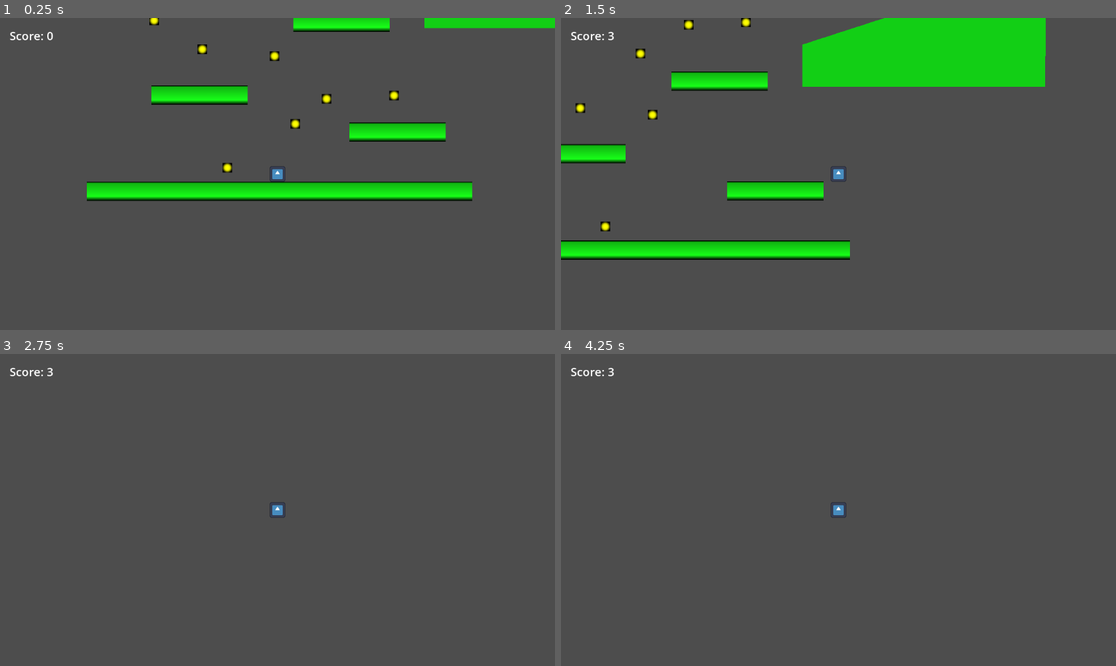
Above: before the commit, frames 1-4 (two rows, left to right).
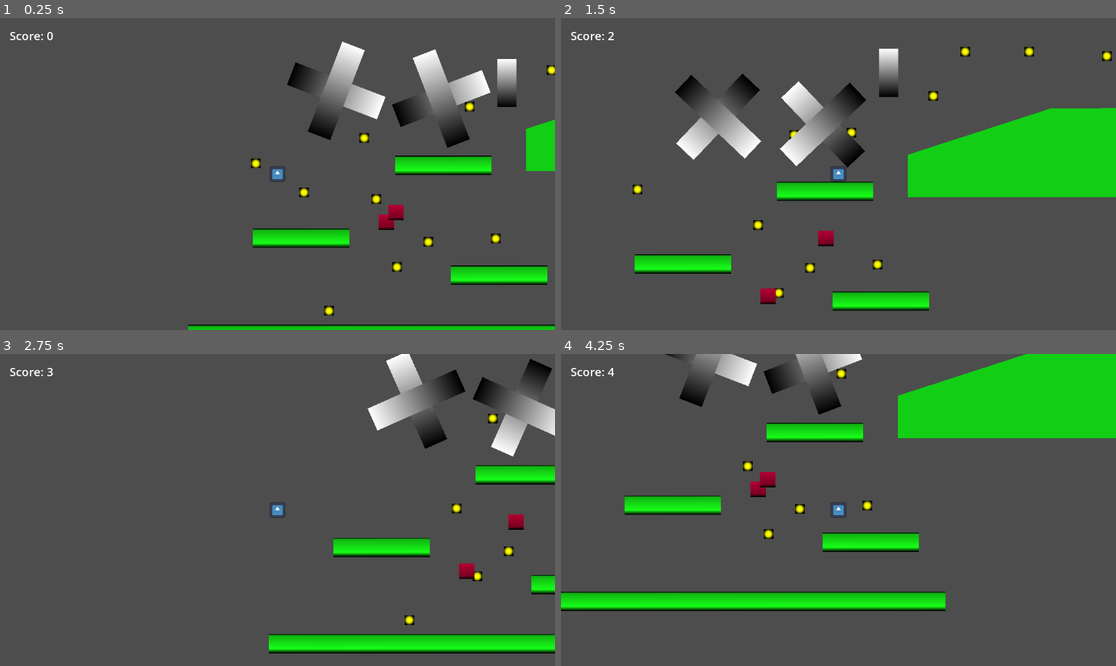
Above: after the commit, the same moments.

Repository: codeSmith12/Godot_AI_Curriculum
Game: Godot game, scene res://scenes/world.tscn
Same seed, same stepped clock (60 frames per second), same inputs: the game is played once before the commit and once after it. The engine's default icon, where the game draws it, is replaced by a stand-in: a white triangle on a blue panel in a dark square.
Inputs:
- Up to frame 1 (0.25 s): no input
- Up to frame 2 (1.5 s): tap Enter (ui_accept) at 0.5, 0.77 s; hold Right (ui_right) from 0.53 s (still down)
- Up to frame 3 (2.75 s): tap Enter (ui_accept) at 1.52 s; release Right (ui_right) at 2.03 s; hold Left (ui_left) from 2.03 s (still down)
- Up to frame 4 (4.25 s): release Left (ui_left) at 2.78 s; hold Right (ui_right) from 2.78 s (still down); tap Enter (ui_accept) at 3.02, 3.77 s

The runs differ from the first frame. In frame 1, 18% of the frame differs, in the area x 15-100%, y 0-100%; in frame 2, 30%, in the area x 0-100%, y 0-94%; in frame 3, 9.6%; in frame 4, 19%.

Commit message:
Lesson 4 - Added obstacles and resets

Diff:
--- /dev/null
+++ b/Platformer/scenes/hazard.gd
@@ -0,0 +1,17 @@
+extends Area2D
+
+@export var speed = 80.0
+@export var direction = Vector2.RIGHT
+
+
+func _physics_process(delta):
+	position += direction * speed * delta
+
+
+func _on_flip_timer_timeout():
+	direction *= -1
+
+
+func _on_body_entered(body: Node2D):
+	if body.is_in_group("player"):
+		body.respawn()
--- /dev/null
+++ b/Platformer/scenes/hazard.tscn
@@ -0,0 +1,34 @@
+[gd_scene format=3 uid="uid://cvf0t7v5mg7x"]
+
+[ext_resource type="Script" uid="uid://d2mee5crf1sag" path="res://scenes/hazard.gd" id="1_rxmjj"]
+
+[sub_resource type="Gradient" id="Gradient_ivx7b"]
+offsets = PackedFloat32Array(0, 0.1713615, 0.9319249)
+colors = PackedColorArray(0, 0, 0, 1, 0.4710206, 0, 0.12952507, 1, 0.6874823, 0, 0.18904945, 1)
+
+[sub_resource type="GradientTexture2D" id="GradientTexture2D_rxmjj"]
+gradient = SubResource("Gradient_ivx7b")
+width = 32
+height = 32
+fill_from = Vector2(0.5405983, 1)
+fill_to = Vector2(0.517094, 0)
+
+[sub_resource type="RectangleShape2D" id="RectangleShape2D_awlwb"]
+size = Vector2(32, 32)
+
+[node name="Hazard" type="Area2D" unique_id=298285827]
+script = ExtResource("1_rxmjj")
+direction = Vector2(0, 1)
+
+[node name="Sprite2D" type="Sprite2D" parent="." unique_id=1418329910]
+texture = SubResource("GradientTexture2D_rxmjj")
+
+[node name="CollisionShape2D" type="CollisionShape2D" parent="." unique_id=1257494655]
+shape = SubResource("RectangleShape2D_awlwb")
+
+[node name="FlipTimer" type="Timer" parent="." unique_id=1938278485]
+wait_time = 2.0
+autostart = true
+
+[connection signal="body_entered" from="." to="." method="_on_body_entered"]
+[connection signal="timeout" from="FlipTimer" to="." method="_on_flip_timer_timeout"]
--- /dev/null
+++ b/Platformer/scenes/movingObstacle.tscn
@@ -0,0 +1,30 @@
+[gd_scene format=3 uid="uid://o4mj2vo3rr4y"]
+
+[ext_resource type="Script" uid="uid://clvlb7k38j1mw" path="res://scenes/moving_obstacle.gd" id="1_fudi1"]
+
+[sub_resource type="Gradient" id="Gradient_3qdi8"]
+
+[sub_resource type="GradientTexture2D" id="GradientTexture2D_fudi1"]
+gradient = SubResource("Gradient_3qdi8")
+width = 40
+height = 100
+fill_from = Vector2(0.53418803, 1)
+fill_to = Vector2(0.5277778, 0)
+
+[sub_resource type="RectangleShape2D" id="RectangleShape2D_sttg8"]
+size = Vector2(40, 100)
+
+[node name="MovingObstacle" type="AnimatableBody2D" unique_id=636307338]
+script = ExtResource("1_fudi1")
+
+[node name="Sprite2D" type="Sprite2D" parent="." unique_id=86628809]
+texture = SubResource("GradientTexture2D_fudi1")
+
+[node name="CollisionShape2D" type="CollisionShape2D" parent="." unique_id=1454688191]
+shape = SubResource("RectangleShape2D_sttg8")
+
+[node name="Timer" type="Timer" parent="." unique_id=1082331767]
+wait_time = 3.0
+autostart = true
+
+[connection signal="timeout" from="Timer" to="." method="_on_flip_timer_timeout"]
--- /dev/null
+++ b/Platformer/scenes/moving_obstacle.gd
@@ -0,0 +1,12 @@
+extends AnimatableBody2D
+
+@export var speed = 60.0
+@export var direction = Vector2.UP
+
+
+func _physics_process(delta):
+	position += direction * speed * delta
+
+
+func _on_flip_timer_timeout():
+	direction *= -1
--- a/Platformer/scenes/player.gd
+++ b/Platformer/scenes/player.gd
@@ -3,6 +3,9 @@
 @export var speed = 250.0
 @export var jump_velocity = -400.0
 var gravity = 980.0
+
+var start_position: Vector2
+
 
 
 func _physics_process(delta):
@@ -18,4 +21,14 @@
 	if Input.is_action_just_pressed("ui_accept") and is_on_floor():
 		velocity.y = jump_velocity
 
+
 	move_and_slide()
+
+	if global_position.y > 900:
+			respawn()
+func _ready():
+	start_position = global_position
+
+func respawn():
+	global_position = start_position
+	velocity = Vector2.ZERO
--- /dev/null
+++ b/Platformer/scenes/rotatingObstacle.tscn
@@ -0,0 +1,36 @@
+[gd_scene format=3 uid="uid://dw8bcbp0q7mjw"]
+
+[ext_resource type="Script" uid="uid://4opuwuestjrm" path="res://scenes/rotating_obstacle.gd" id="1_3dvn2"]
+
+[sub_resource type="Gradient" id="Gradient_vti88"]
+
+[sub_resource type="GradientTexture2D" id="GradientTexture2D_revdn"]
+gradient = SubResource("Gradient_vti88")
+width = 200
+height = 50
+
+[sub_resource type="RectangleShape2D" id="RectangleShape2D_revdn"]
+size = Vector2(200, 50)
+
+[sub_resource type="GradientTexture2D" id="GradientTexture2D_3dvn2"]
+gradient = SubResource("Gradient_vti88")
+width = 200
+height = 50
+
+[node name="RotatingObstacle" type="AnimatableBody2D" unique_id=450304698]
+script = ExtResource("1_3dvn2")
+
+[node name="Sprite2D" type="Sprite2D" parent="." unique_id=454388363]
+texture = SubResource("GradientTexture2D_revdn")
+
+[node name="CollisionShape2D" type="CollisionShape2D" parent="." unique_id=1047364229]
+shape = SubResource("RectangleShape2D_revdn")
+
+[node name="Sprite2D2" type="Sprite2D" parent="." unique_id=393402617]
+rotation = -1.5707964
+texture = SubResource("GradientTexture2D_3dvn2")
+
+[node name="CollisionShape2D2" type="CollisionShape2D" parent="." unique_id=1346509002]
+rotation = -1.5749328
+scale = Vector2(0.99999994, 0.99999994)
+shape = SubResource("RectangleShape2D_revdn")
--- /dev/null
+++ b/Platformer/scenes/rotating_obstacle.gd
@@ -0,0 +1,7 @@
+extends AnimatableBody2D
+
+@export var rotation_speed = 90.0
+
+
+func _physics_process(delta):
+	rotation_degrees += rotation_speed * delta
--- a/Platformer/scenes/world.tscn
+++ b/Platformer/scenes/world.tscn
@@ -1,9 +1,12 @@
 [gd_scene format=3 uid="uid://cudlplhtydxum"]
 
 [ext_resource type="PackedScene" uid="uid://pbmoqjvodepq" path="res://scenes/player.tscn" id="1_nnsk1"]
+[ext_resource type="PackedScene" uid="uid://o4mj2vo3rr4y" path="res://scenes/movingObstacle.tscn" id="1_qfnet"]
 [ext_resource type="PackedScene" uid="uid://da3arnja7nvk5" path="res://scenes/platform.tscn" id="1_rwgxs"]
 [ext_resource type="PackedScene" uid="uid://bqpk47h2u8j1a" path="res://scenes/coin.tscn" id="3_4wyf3"]
 [ext_resource type="Script" uid="uid://ythhnmcc0548" path="res://scenes/score_label.gd" id="4_k0juu"]
+[ext_resource type="PackedScene" uid="uid://cvf0t7v5mg7x" path="res://scenes/hazard.tscn" id="5_71j4m"]
+[ext_resource type="PackedScene" uid="uid://dw8bcbp0q7mjw" path="res://scenes/rotatingObstacle.tscn" id="7_i7141"]
 
 [sub_resource type="RectangleShape2D" id="RectangleShape2D_rwgxs"]
 size = Vector2(200, 40)
@@ -22,7 +25,7 @@
 [node name="World" type="Node2D" unique_id=619077012]
 
 [node name="Player" parent="." unique_id=980844804 instance=ExtResource("1_nnsk1")]
-position = Vector2(396, 337)
+position = Vector2(185, 34)
 
 [node name="TerrainParts" type="Node" parent="." unique_id=442821237]
 
@@ -282,6 +285,25 @@
 text = "Score: 0"
 script = ExtResource("4_k0juu")
 
+[node name="Obstacles" type="Node" parent="." unique_id=1344921468]
+
+[node name="Hazard" parent="Obstacles" unique_id=298285827 instance=ExtResource("5_71j4m")]
+position = Vector2(411, 147)
+
+[node name="Hazard2" parent="Obstacles" unique_id=353917828 instance=ExtResource("5_71j4m")]
+position = Vector2(411, 147)
+direction = Vector2(1, 0)
+
+[node name="RotatingObstacle" parent="Obstacles" unique_id=519857098 instance=ExtResource("7_i7141")]
+position = Vector2(307, -106)
+
+[node name="RotatingObstacle2" parent="Obstacles" unique_id=450304698 instance=ExtResource("7_i7141")]
+position = Vector2(525, -90)
+rotation_speed = -90.0
+
+[node name="MovingObstacle" parent="Obstacles" unique_id=636307338 instance=ExtResource("1_qfnet")]
+position = Vector2(661, -108)
+
 [editable path="TerrainParts/Floor"]
 [editable path="TerrainParts/Floor2"]
 [editable path="TerrainParts/Floor3"]
Not shown, added: Platformer/scenes/hazard.gd.uid
Not shown, added: Platformer/scenes/moving_obstacle.gd.uid
Not shown, added: Platformer/scenes/rotating_obstacle.gd.uid
Not shown, changed: Platformer/LESSON_NOTES.md
Not shown, added: Platformer/Unit1_Platformer_Build_Plan.md
